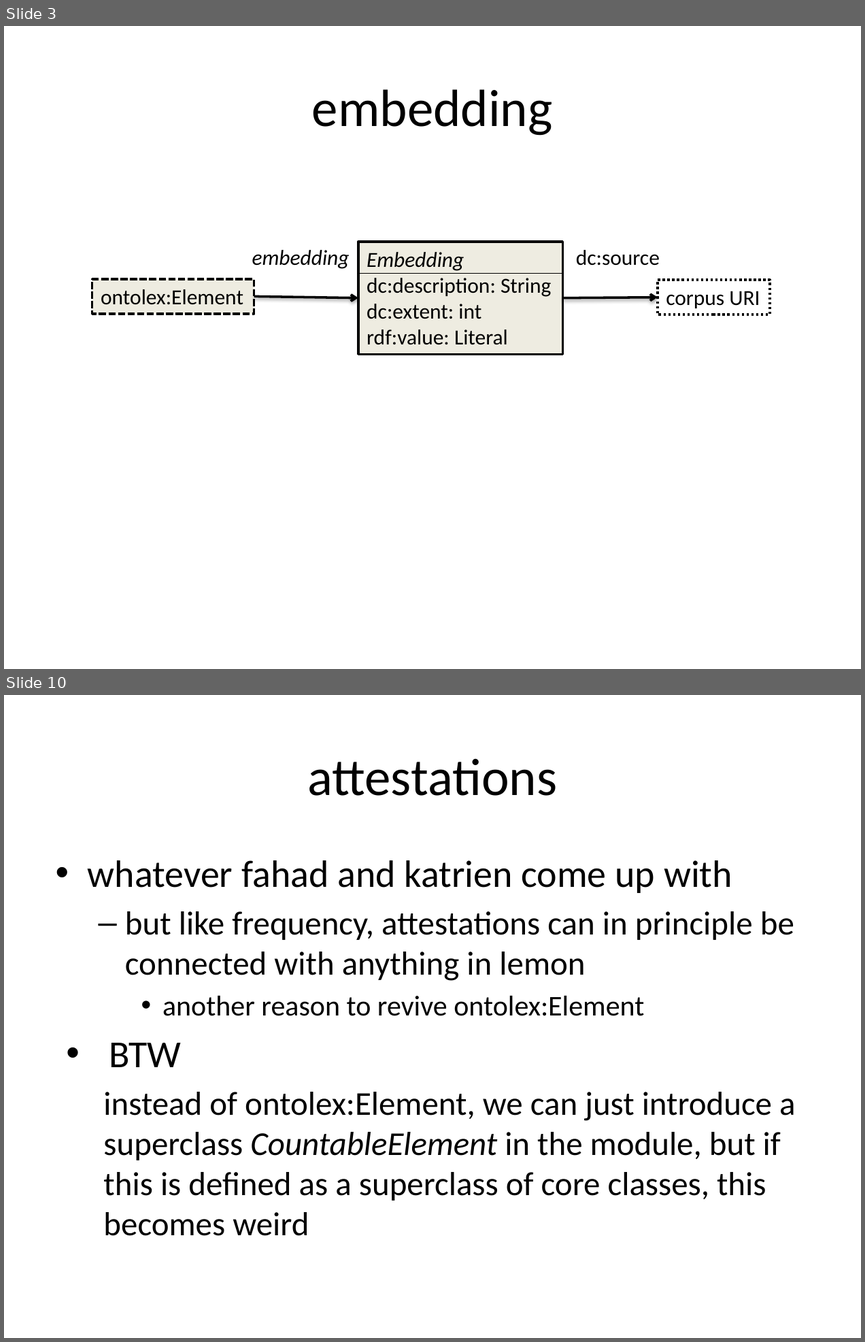
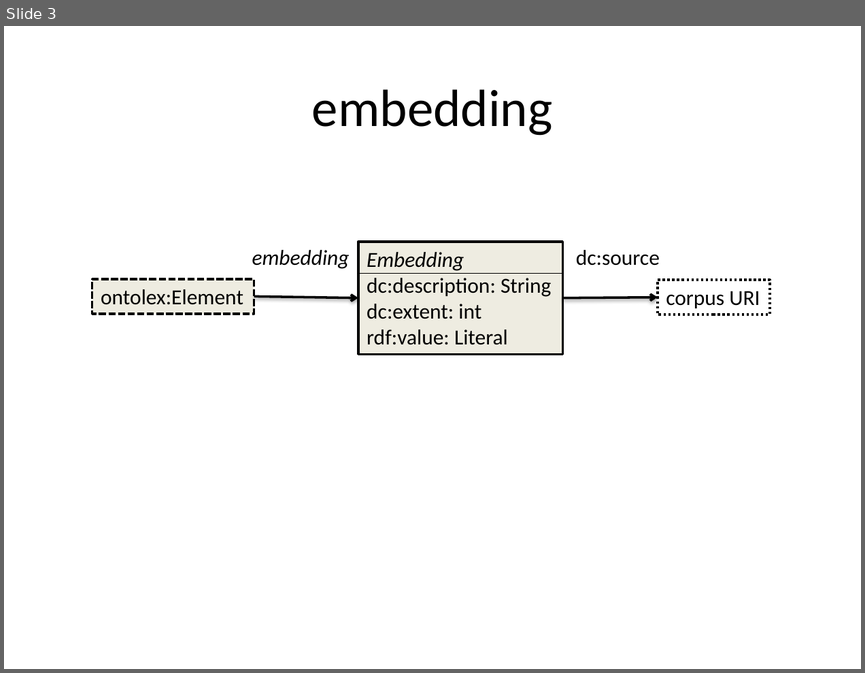
Before and after one commit to ontolex/frequency-attestation-corpus-information, a slide deck: img/source.pptx. Shown one above the other, each under a label of ours: slides 3 and 10 before the commit, slide 3 after it; the slides between them are not shown. The pictures are 865x1342 and 865x673 pixels, drawn with LibreOffice and Linux fonts; fonts in the diff are those of the drawing. Boxes give left, top, right and bottom in pixels: in the first picture for what was removed or moved away, otherwise in the second. Text is boxed around its words. In the diff, an @@ line names an element or a change of style, - is before the commit and + after.

```diff
--- a/img/source.pptx
+++ b/img/source.pptx
@@ slide 10 removed at (4, 695, 861, 1338), background #FFFFFF @@
@@ title removed at (307, 758, 557, 796) @@
-attestations
@@ text removed at (88, 860, 795, 1236) @@
-• whatever fahad and katrien come up with
-  – but like frequency, attestations can in principle be connected with anything in lemon
-    • another reason to revive ontolex:Element
-• BTW
-  instead of ontolex:Element, we can just introduce a superclass CountableElement in the module, but if this is defined as a superclass of core classes, this becomes weird
```
Also in this commit, not shown: 1 slide changed, 6 other slides removed, 1 other file.
